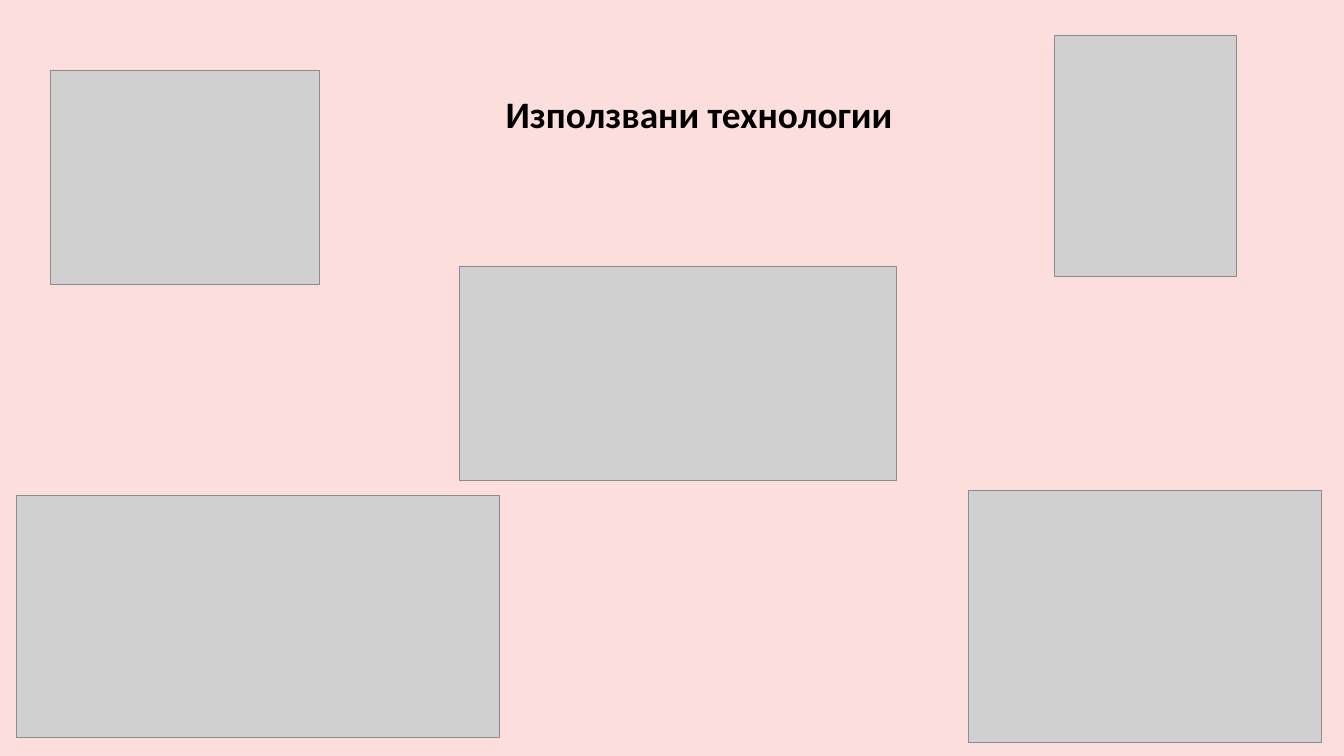
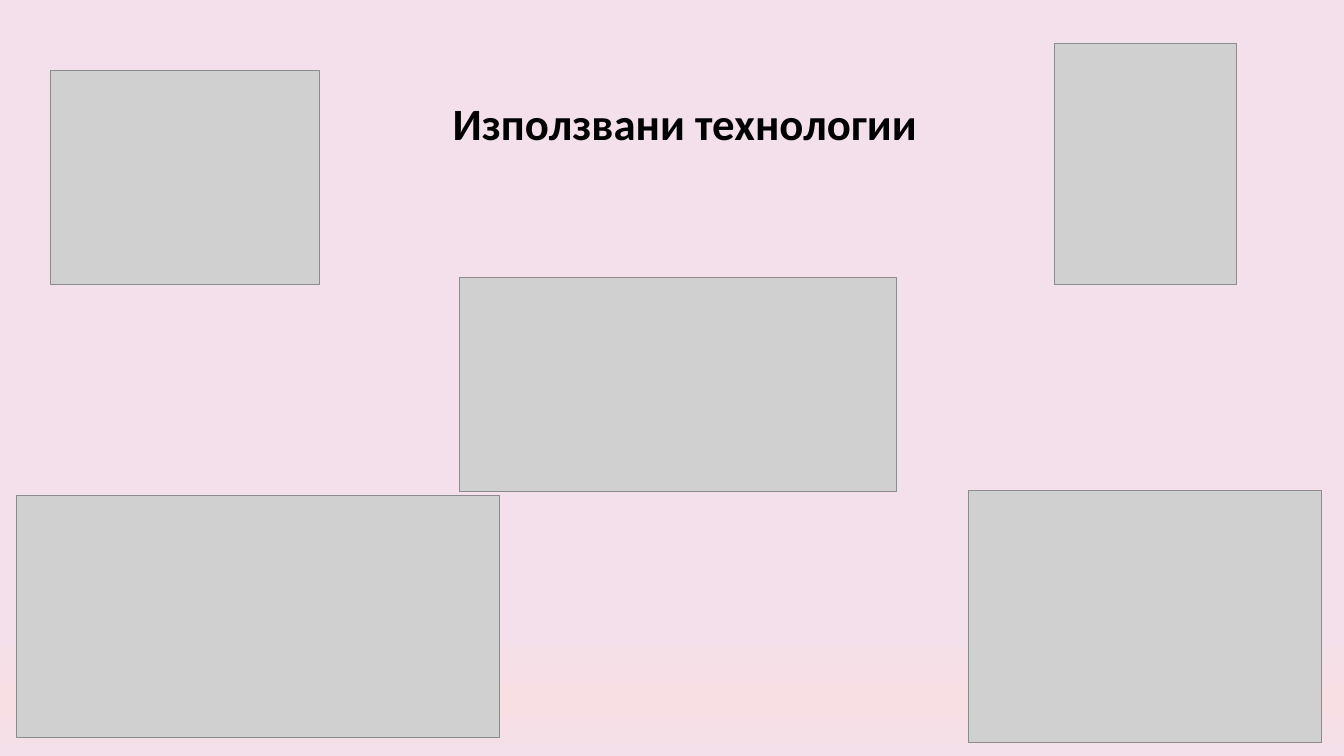
Before and after one commit to pgee-dzi2024/ThemePP_2606, a slide deck: slide 4 of DR/Защита.pptx. Drawn at 1344x756 pixels with LibreOffice and Linux fonts; fonts in the diff are those of the drawing; grey boxes stand for pictures. Boxes give left, top, right and bottom in pixels: in the first picture for what was removed or moved away, otherwise in the second. Text is boxed around its words. In the diff, an @@ line names an element or a change of style, - is before the commit and + after.

```diff
--- a/DR/Защита.pptx
+++ b/DR/Защита.pptx
@@ background #FCDFDD to gradient #F3E0EB to #F8DFE3 @@
@@ picture: place and size @@
-picture at (1054, 36, 1236, 276)
+picture at (1054, 44, 1236, 284)
@@ text "Използвани технологии": place and size @@
-text "Използвани технологии" at (506, 103, 893, 129)
+text "Използвани технологии" at (453, 111, 917, 141)
@@ text "Използвани технологии" at (453, 111, 917, 141): size 40 to 48 pt @@
@@ picture: place and size @@
-picture at (459, 266, 896, 480)
+picture at (459, 278, 896, 492)
```
Also in this commit, not shown: 3 other slides changed, 3 slides added, 2 slides removed, 1 other file.
